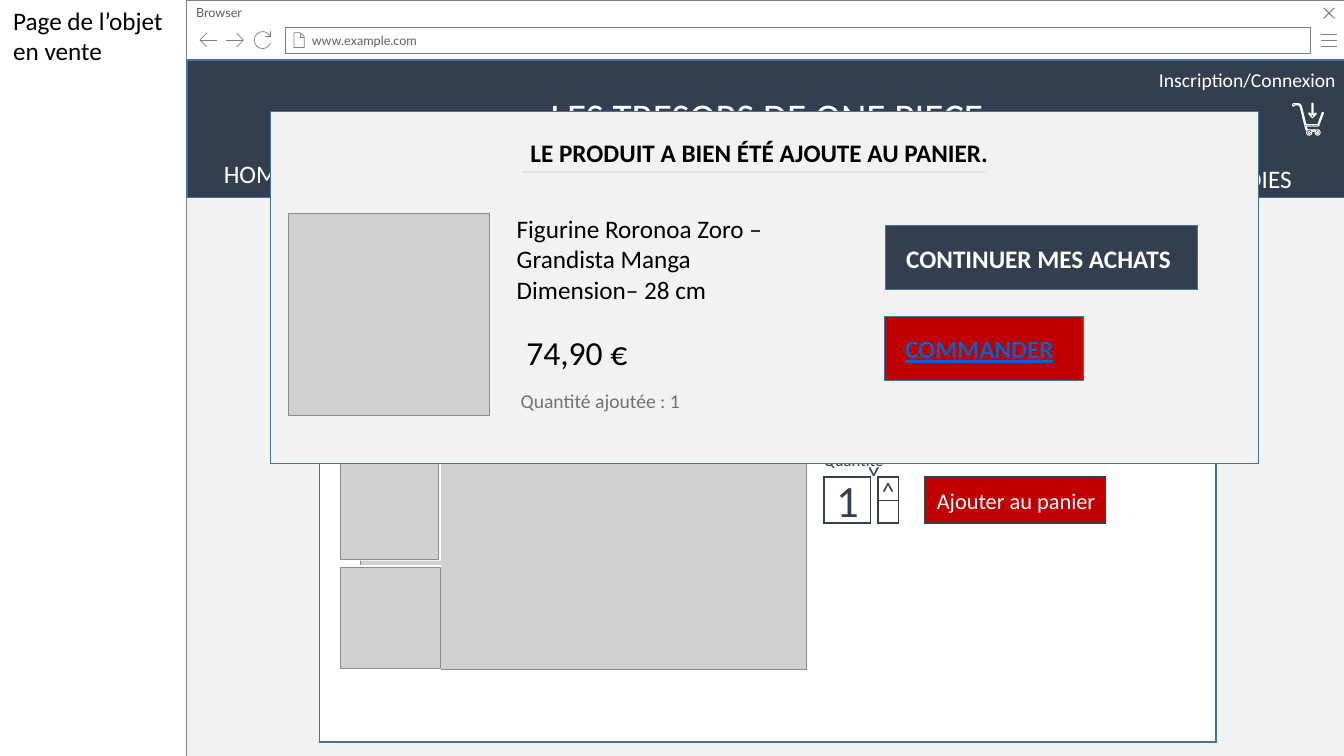
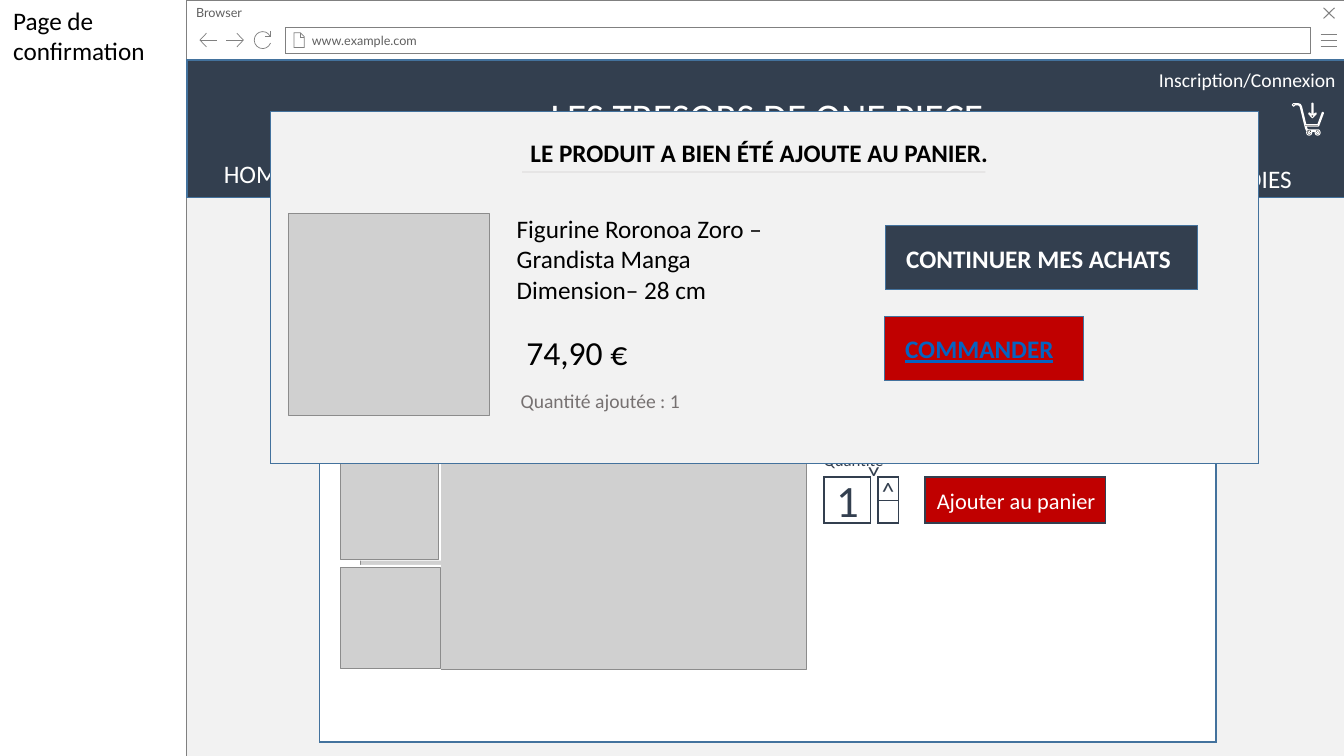
Before and after one commit to gui-lef/Groupe6, a slide deck: slide 6 of ProjetStage/MaquetteProjetStage.pptx. Drawn at 1344x756 pixels with LibreOffice and Linux fonts; fonts in the diff are those of the drawing; grey boxes stand for pictures; background and template pictures are left out. Boxes give left, top, right and bottom in pixels: in the first picture for what was removed or moved away, otherwise in the second. Text is boxed around its words. In the diff, an @@ line names an element or a change of style, - is before the commit and + after.

Commit message:
j3

```diff
--- a/ProjetStage/MaquetteProjetStage.pptx
+++ b/ProjetStage/MaquetteProjetStage.pptx
@@ text at box(13, 12, 144, 61): text changed @@
-Page de l’objet en vente
+Page de confirmation
```
Also in this commit, not shown: 1 slide added.
